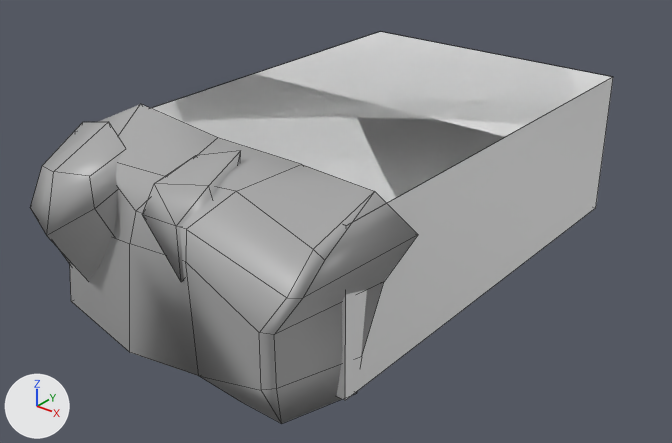
The FBX model assets/models/grid/Tempel/Plattform-Tiles.fbx_Block_Boden-2m.fbx: old version first, new version second.
Before and after are seen from a camera (50 mm lens) standing at (3.41, -4.59, 1.92) and looking at (-0.07, -0.24, -0.78). Every picture has the same lights, and +X, +Y and +Z are marked at lower left. Mesh edges are drawn as thin lines. Where no turn or scale is listed for an object, it has been applied to the vertices.

In view in the first picture: 'Block_Boden-2m', 'Block_Boden-2m-colbox'.
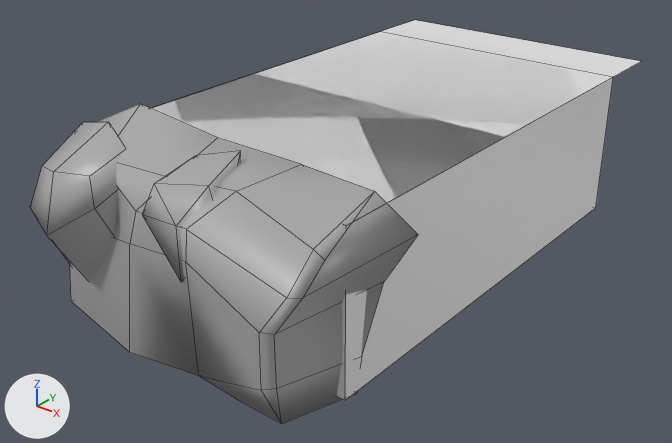
The newer file is also turned or shifted as a whole; pictures and numbers use the older file's frame.

Location of each change, (x1, y1, x2, y2) in pixels of the pictures (672 x 443 px; the box of a moved part takes in the faces that stretch with it):
'Block_Boden-2m', reshaped: before (30, 32, 612, 423); after (30, 20, 641, 423)
part 1 of me_block_boden_2m_001, moved or reshaped: before (155, 32, 612, 202); after (151, 20, 641, 201)

The change, as a diff of the scene's bpy script:
```diff
--- a/assets/models/grid/Tempel/Plattform-Tiles.fbx_Block_Boden-2m.fbx.py
+++ b/assets/models/grid/Tempel/Plattform-Tiles.fbx_Block_Boden-2m.fbx.py
@@ me_block_boden_2m_001 @@
 me_block_boden_2m_001.from_pydata(...)  # 76 vertices, 74 faces; spans x -1.07..1.08, y -1.98..1.5, z -1.13..0.18
 # used by ob_block_boden_2m; location = (0.0, 0.0, 0.0)
-me_block_boden_2m_001.vertices[18].co = (1.0, 1.5, 0.0)  # pixel (613, 76)
-me_block_boden_2m_001.vertices[19].co = (-1.0, 1.5, 0.0)  # pixel (380, 31)
+# me_block_boden_2m_001 part 1
+me_block_boden_2m_001.vertices[18].co = (1.0, 2.0, 0.0)  # pixel (641, 61)
+me_block_boden_2m_001.vertices[19].co = (-1.0, 2.0, 0.0)  # pixel (415, 19)
 me_block_boden_2m_001.materials.append(mat_mat_boden_tempel)
```
